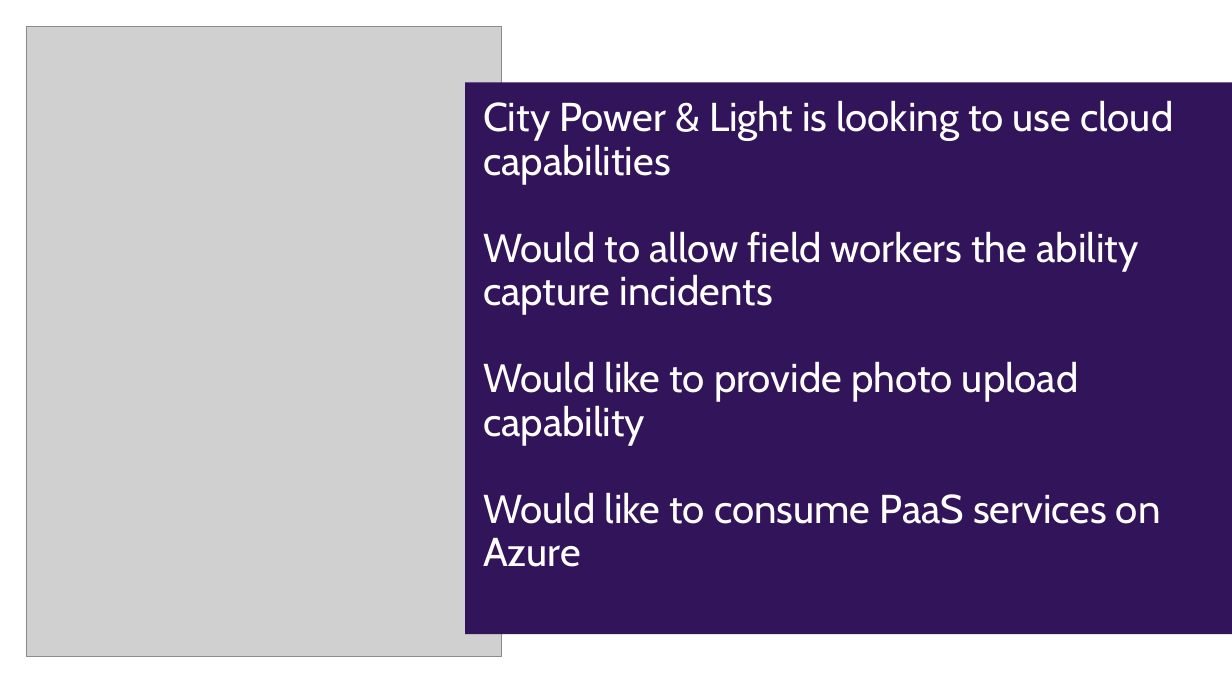
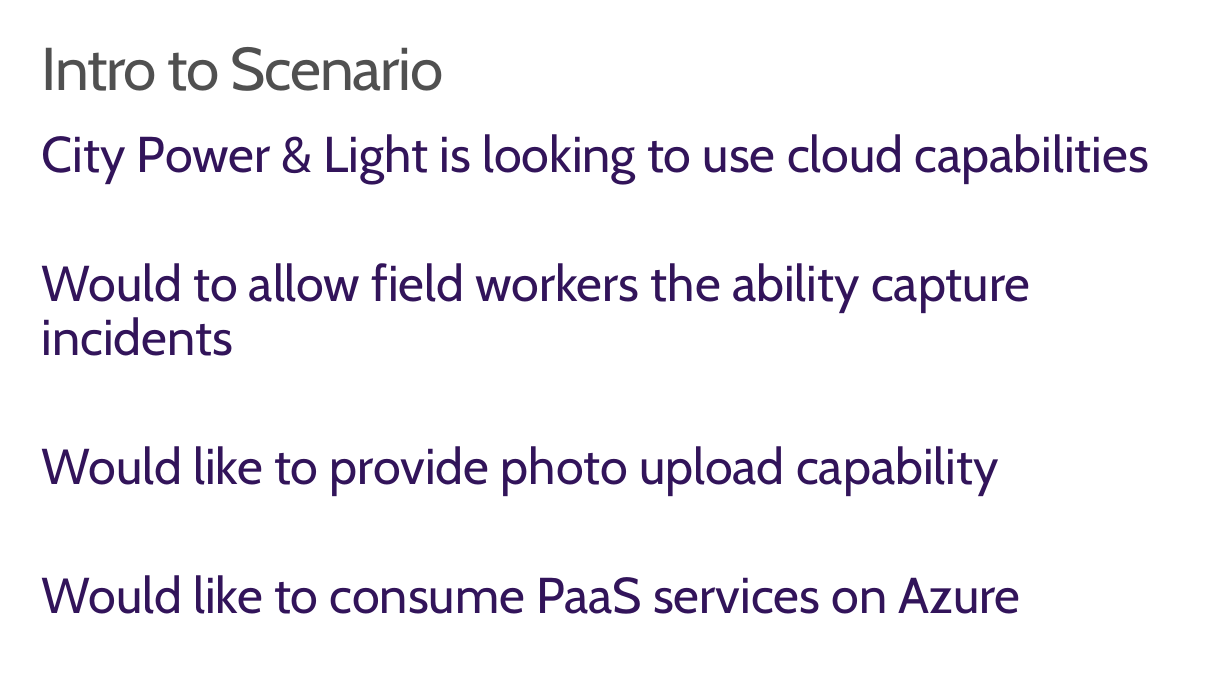
Before and after one commit to wely/DevCamp, a slide deck: slide 3 of Presentation/Module00-Hols.pptx (slide 4 before the commit). Drawn at 1232x693 pixels with LibreOffice and Linux fonts; fonts in the diff are those of the drawing; grey boxes stand for pictures; background and template pictures are left out. Boxes give left, top, right and bottom in pixels: in the first picture for what was removed or moved away, otherwise in the second. Text is boxed around its words. In the diff, an @@ line names an element or a change of style, - is before the commit and + after.

```diff
--- a/Presentation/Module00-Hols.pptx
+++ b/Presentation/Module00-Hols.pptx
@@ picture removed at bbox=[26, 27, 502, 657] @@
@@ title added at bbox=[42, 47, 443, 91], 48 pt, text #505050 @@
+Intro to Scenario
@@ text "City Power & Light is ...": place and size @@
-text "City Power & Light is ..." at bbox=[465, 82, 1232, 634]
+text "City Power & Light is ..." at bbox=[42, 134, 1149, 614]
@@ text "City Power & Light is ..." at bbox=[42, 134, 1149, 614]: size 32 to 40 pt, text colour #FFFFFF to #32145A; more space between paragraphs; fill #32145A to none @@
```
Also in this commit, not shown: 7 other slides changed, 3 slides added, 2 other files.
